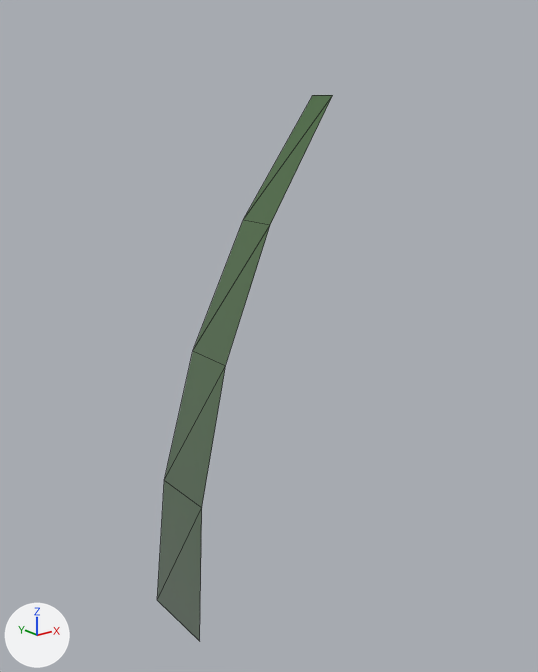
The glTF model models/vegetation/Blade_Wild.glb as it was, and as the next commit left it.
Rendered twice from a camera (50 mm lens) standing at (-0.141, -0.241, 0.217) and looking at (0.052, 0.001, 0.12). Every picture has the same lights, and +X, +Y and +Z are marked at lower left. The picture after the commit comes second. Mesh edges are drawn as thin lines.

The first picture shows 'Blade_Wild'.
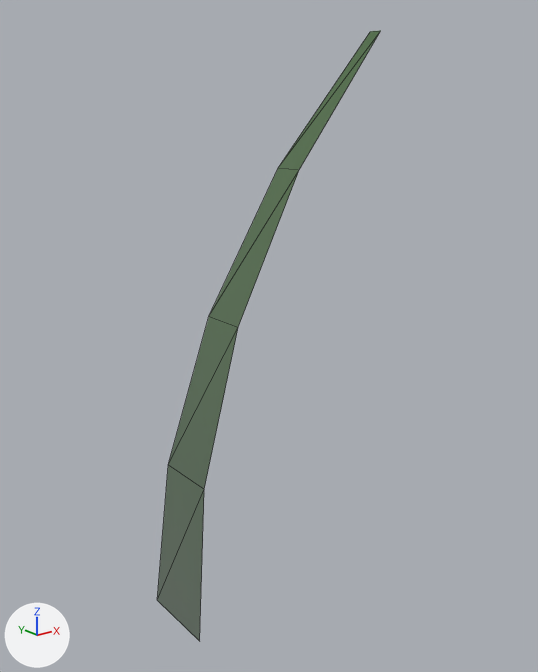
Pixel boxes (x1, y1, x2, y2) of what changed, in the pictures (538 x 672 px):
'Blade_Wild', reshaped (27% wider, 12% taller): before (157, 95, 333, 642); after (157, 30, 381, 642)

The change, as a list of edits to the scene's bpy script:
```text
Change me_blade_wild:
    used by ob_blade_wild; location = (0.0, 0.0, 0.0)
    remove me_blade_wild.from_pydata(...)  # 10 vertices, 8 faces; spans x 0.0..0.08, y -0.018..0.018, z 0.0..0.22
    add me_blade_wild.from_pydata(...)  # 10 vertices, 8 faces; spans x 0.0..0.11, y -0.018..0.018, z 0.0..0.246
    me_blade_wild part 1
    me_blade_wild.vertices[2].co: (0.005, 0.015, 0.061) -> (0.007, 0.014, 0.068)  # pixel (164, 480) -> pixel (168, 464)
    me_blade_wild.vertices[3].co: (0.005, -0.015, 0.061) -> (0.007, -0.014, 0.068)  # pixel (201, 507) -> pixel (204, 489)
    me_blade_wild.vertices[4].co: (0.02, 0.012, 0.117) -> (0.027, 0.01, 0.132)  # pixel (192, 350) -> pixel (208, 316)
    me_blade_wild.vertices[5].co: (0.02, -0.012, 0.117) -> (0.027, -0.01, 0.132)  # pixel (225, 365) -> pixel (238, 327)
    me_blade_wild.vertices[6].co: (0.045, 0.009, 0.171) -> (0.062, 0.007, 0.191)  # pixel (243, 219) -> pixel (278, 167)
    me_blade_wild.vertices[7].co: (0.045, -0.009, 0.171) -> (0.062, -0.007, 0.191)  # pixel (270, 224) -> pixel (299, 169)
    me_blade_wild.vertices[8].co: (0.08, 0.006, 0.22) -> (0.11, 0.003, 0.246)  # pixel (312, 95) -> pixel (370, 31)
    me_blade_wild.vertices[9].co: (0.08, -0.006, 0.22) -> (0.11, -0.003, 0.246)  # pixel (332, 95) -> pixel (380, 30)
```
